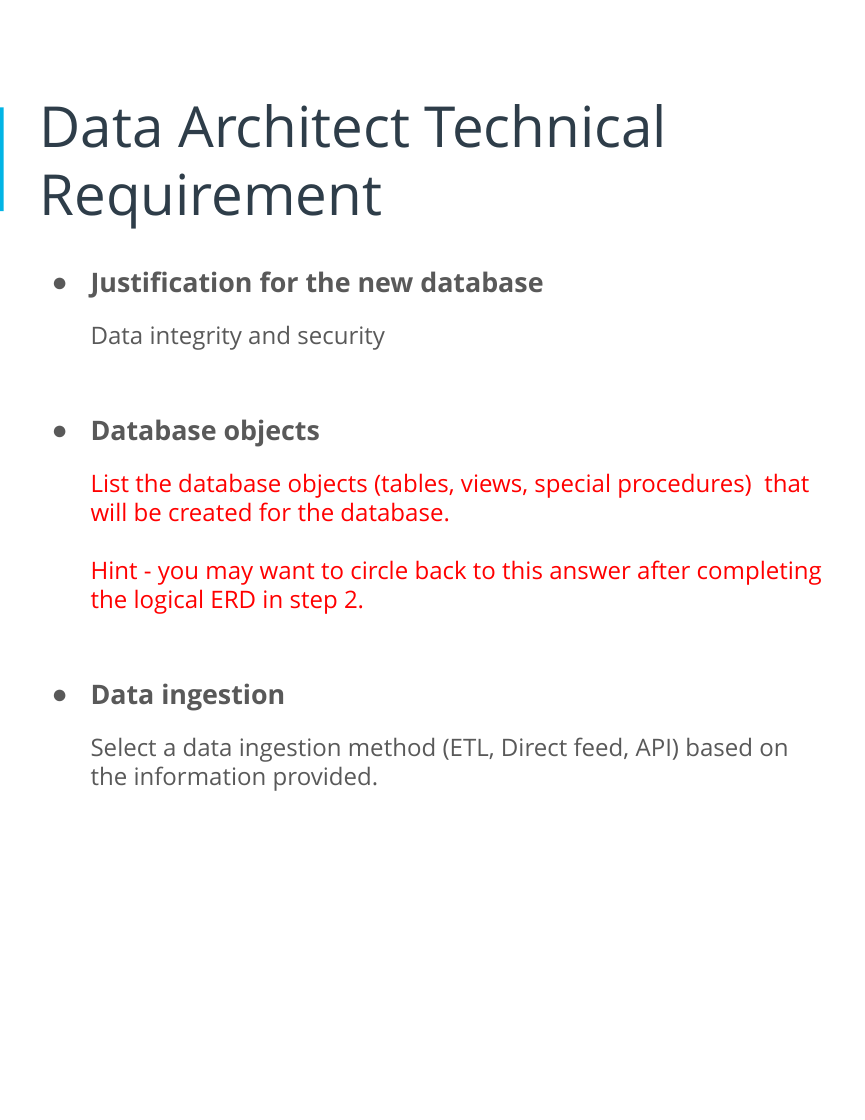
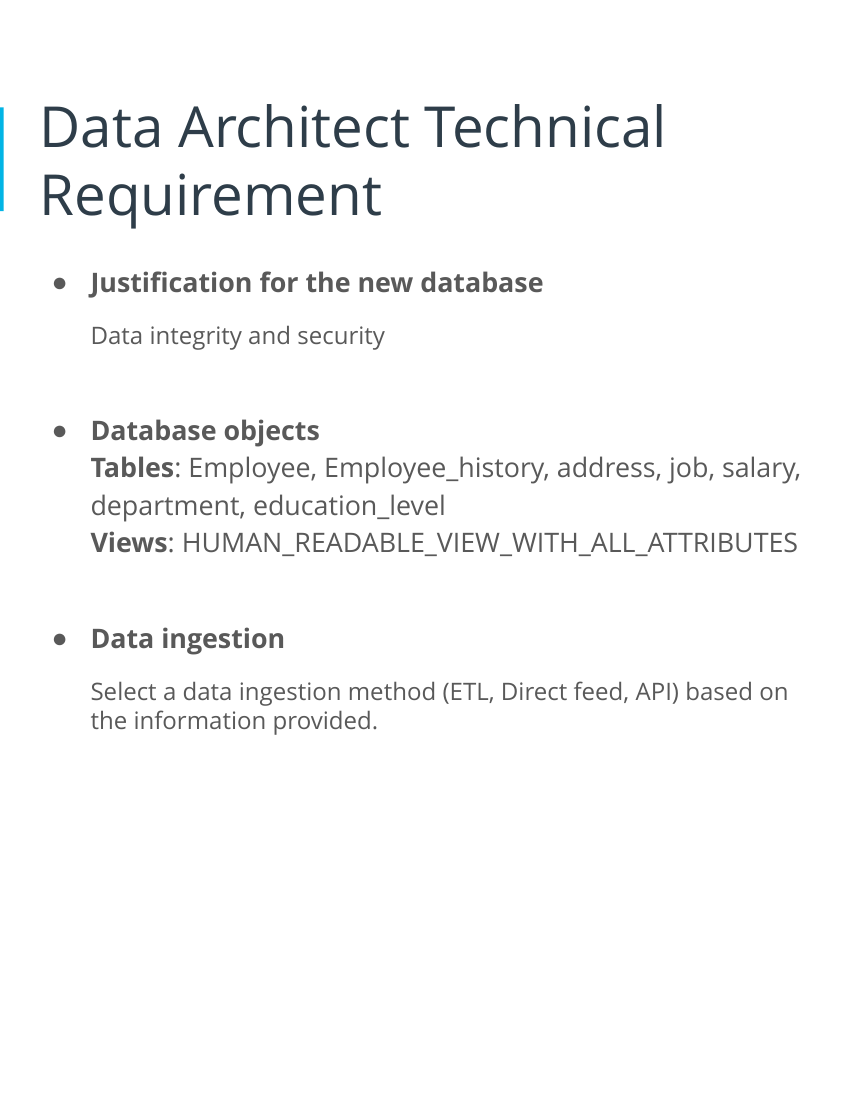
Before and after one commit to jabbala/data-architect-expert, a slide deck: slide 7 of project_1_tech_abc_hr_management/Project_report.pptx. Drawn at 865x1120 pixels with LibreOffice and Linux fonts; fonts in the diff are those of the drawing. Boxes give left, top, right and bottom in pixels: in the first picture for what was removed or moved away, otherwise in the second. Text is boxed around its words. In the diff, an @@ line names an element or a change of style, - is before the commit and + after.

```diff
--- a/project_1_tech_abc_hr_management/Project_report.pptx
+++ b/project_1_tech_abc_hr_management/Project_report.pptx
@@ text at box(91, 456, 801, 556): text changed; size 17 to 19 pt; text colour #FF0000 to #595959 @@
-List the database objects (tables, views, special procedures) that will be created for the database.
-Hint - you may want to circle back to this answer after completing the logical ERD in step 2.
+Tables: Employee, Employee_history, address, job, salary, department, education_level
+Views: HUMAN_READABLE_VIEW_WITH_ALL_ATTRIBUTES
```
Also in this commit, not shown: 14 other slides changed, 5 other files.
